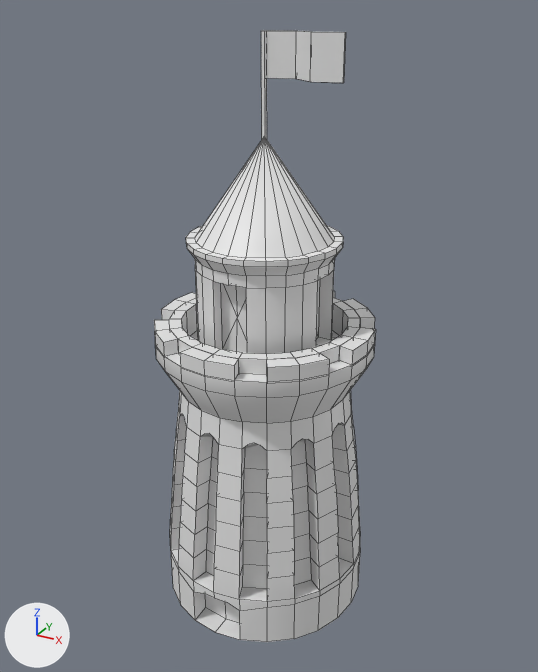
Two versions of the Blender file castelo.blend, one commit apart.
The view is the same before and after, from a camera (50 mm lens) standing at (9.0, -16.67, 16.44) and looking at (-0.11, -0.11, 8.16). The lights are fixed; the arrows at lower left show +X, +Y and +Z. The older version comes first. Mesh edges are drawn as thin lines. The same objects are shown in both versions, whatever each file hides.

In view in the first picture: 'Torre_Maior'.
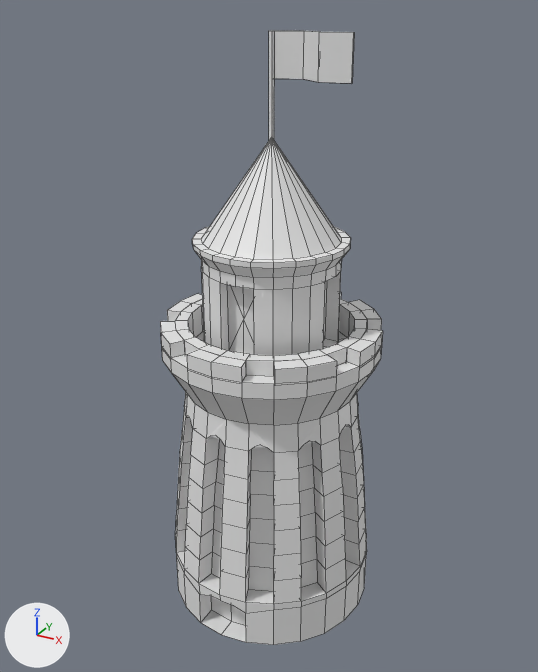
Pixel boxes (x1, y1, x2, y2) of what changed, in the pictures (538 x 672 px):
```json
{"object": "Torre_Maior", "change": "shading changed, moved", "before": [154, 30, 376, 642], "after": [160, 30, 383, 645]}
```

Edits to the scene script, one JSON object a line:
```json
{"block": "me_circle_001", "where": "me_circle_001.from_pydata(...)  # 919 vertices, 872 faces; spans x -2.99..2.63, y -2.99..2.63, z -5.54..9.36"}
{"block": "me_circle_001", "where": "# used by ob_torre_maior; location = (0.0, 0.0, 5.94); scale = (1.07, 1.07, 1.07)"}
{"block": "me_circle_001", "change": "me_circle_001 part 1: edges marked sharp go from 934 to 0"}
{"op": "set", "path": "ob_torre_maior.location", "old": "(0.0, 0.0, 5.94)", "new": "(0.2, 0.0, 5.94)"}
```
